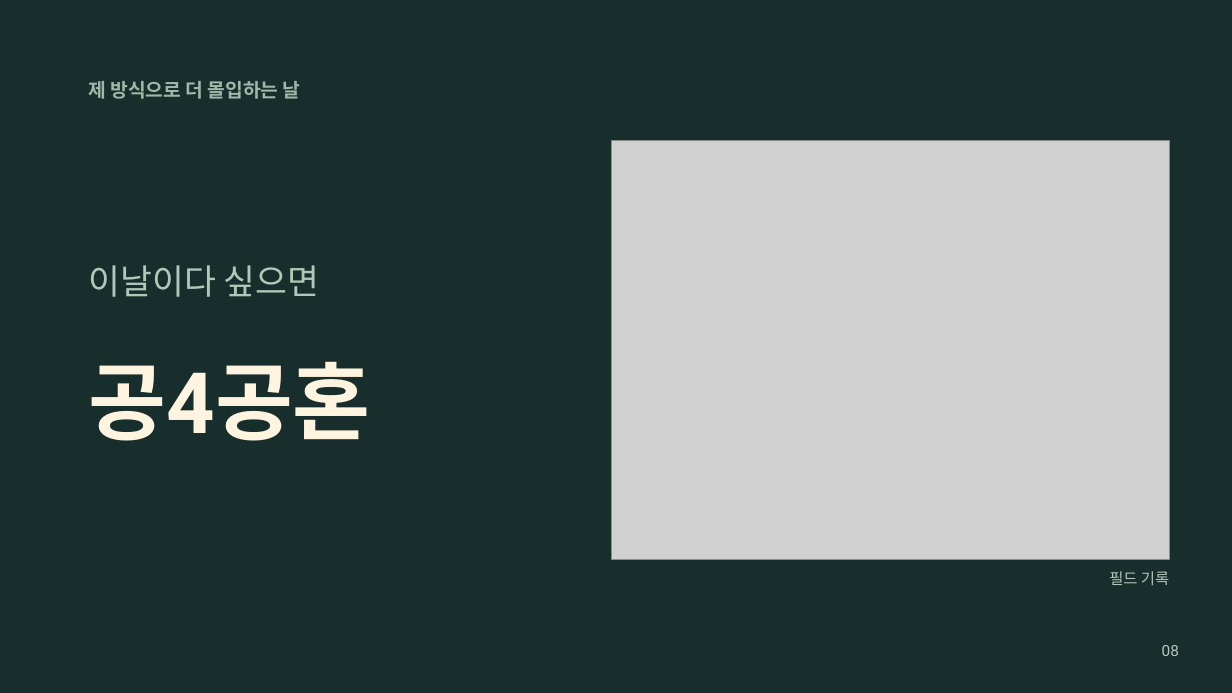
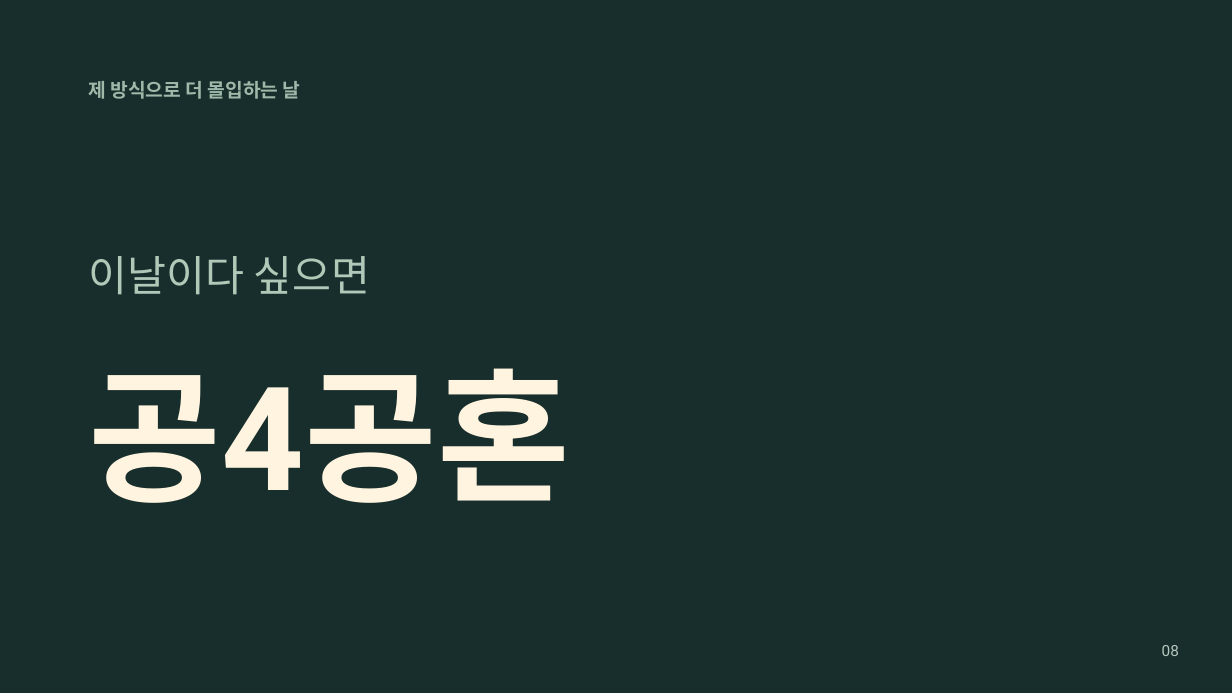
Before and after one commit to jaeyoung5178-bot/Presence, a slide deck: slide 8 of education/mentality/nozero400/NoZero-400Days.pptx. Drawn at 1232x693 pixels with LibreOffice and Linux fonts; fonts in the diff are those of the drawing; grey boxes stand for pictures. Boxes give left, top, right and bottom in pixels: in the first picture for what was removed or moved away, otherwise in the second. Text is boxed around its words. In the diff, an @@ line names an element or a change of style, - is before the commit and + after.

```diff
--- a/education/mentality/nozero400/NoZero-400Days.pptx
+++ b/education/mentality/nozero400/NoZero-400Days.pptx
@@ picture removed at [611,140,1169,559] @@
@@ text "이날이다 싶으면": place and size @@
-text "이날이다 싶으면" at [89,265,320,297]
+text "이날이다 싶으면" at [89,256,371,295]
@@ text "이날이다 싶으면" at [89,256,371,295]: size 27 to 33 pt @@
@@ text "공4공혼": place and size @@
-text "공4공혼" at [89,361,371,441]
+text "공4공혼" at [89,368,570,503]
@@ text "공4공혼" at [89,368,570,503]: size 66 to 112.5 pt @@
@@ text removed at [1109,571,1169,585] @@
-필드 기록
```
Also in this commit, not shown: 8 other slides changed, 5 slides added, 2 slides removed, 10 other files.
